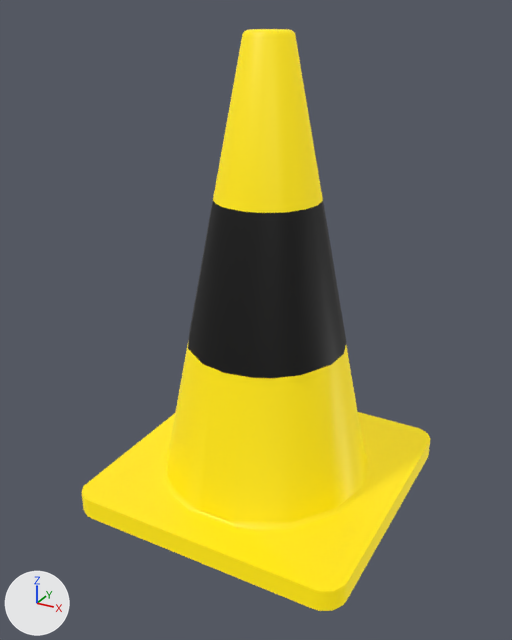
The COLLADA model mursim_description/models/meshes/cone_yellow.dae: old version first, new version second.
Camera for both pictures: a camera (50 mm lens) standing at (0.208, -0.394, 0.326) and looking at (-0.002, -0.012, 0.135). Lighting does not change. The marker at lower left points along +X, +Y and +Z. Where no turn or scale is listed for an object, it has been applied to the vertices.

Objects in the first picture: 'YellowCone'.
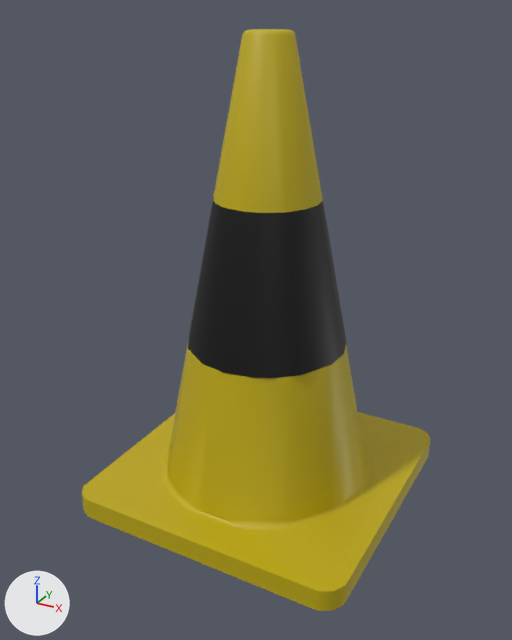
Location of each change, (x1, y1, x2, y2) in pixels of the pictures (512 x 640 px):
'YellowCone', recoloured, surface changed: (81, 29, 430, 611) in both

What the commit changed:
In material 'Yellow' (mat_yellow), emission_color is no longer (0.515, 0.402, 0.0), yellow #beaa00.
In material 'Yellow' (mat_yellow), emission_strength is no longer 1.0.
